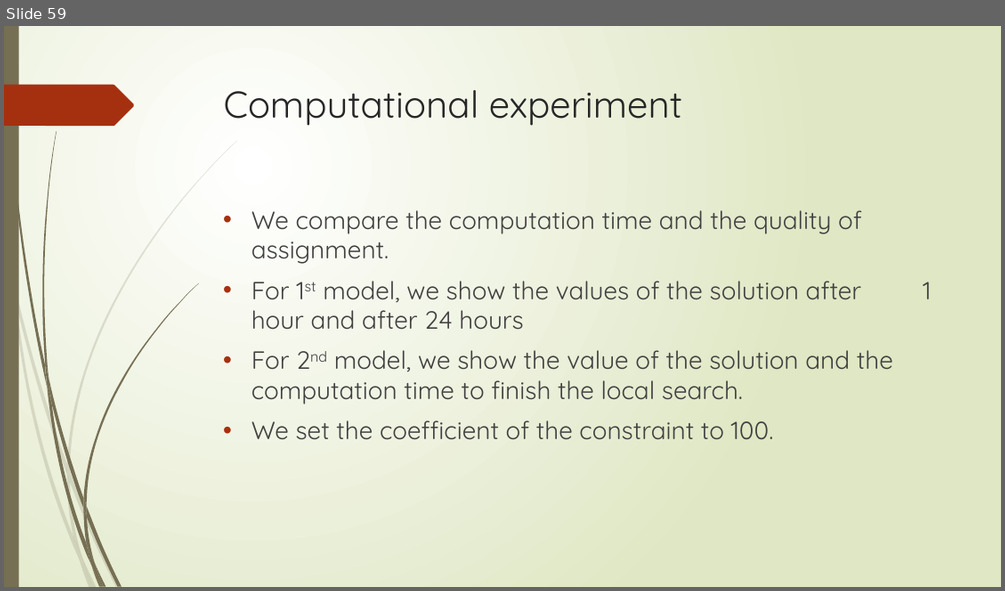
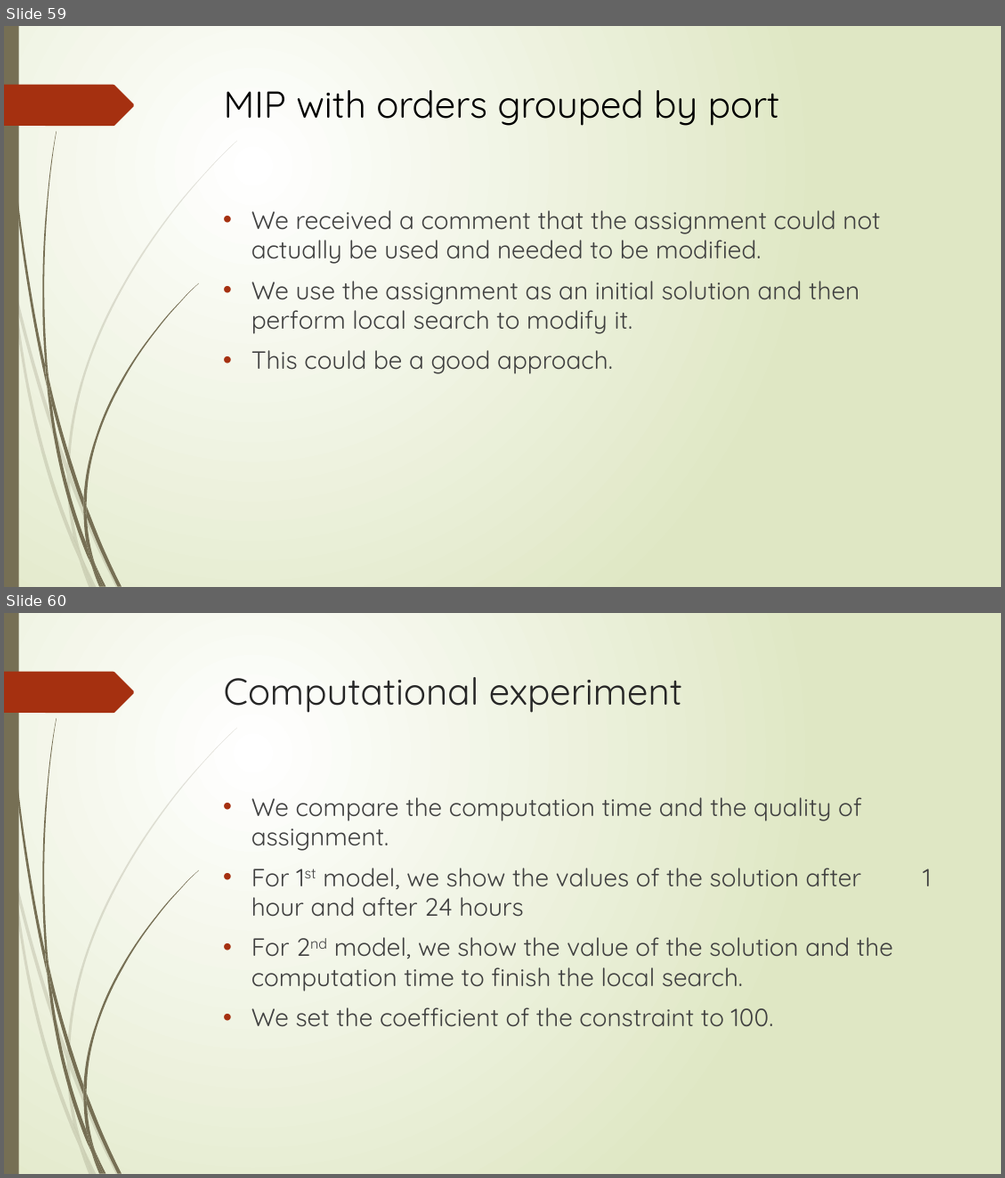
Before and after one commit to r-kurosu/kline_new, a slide deck: 竹田_修論発表.pptx. Shown one above the other, each under a label of ours: slide 59 before the commit, slides 59 and 60 after it. The pictures are 1005x591 and 1005x1178 pixels, drawn with LibreOffice and Linux fonts; fonts in the diff are those of the drawing. Boxes give left, top, right and bottom in pixels: in the first picture for what was removed or moved away, otherwise in the second. Text is boxed around its words. In the diff, an @@ line names an element or a change of style, - is before the commit and + after.

```diff
--- a/竹田_修論発表.pptx
+++ b/竹田_修論発表.pptx
@@ slide 59 added at (4, 26, 1001, 587), background gradient #FFFFFF to #DFE8C4; not listed: 24 template elements that a slide beside it also shows @@
@@ title added at (224, 90, 780, 126), 36 pt, text #000000 @@
+MIP with orders grouped by port
@@ text added at (251, 210, 880, 374), 24 pt, text #404040 @@
+• We received a comment that the assignment could not actually be used and needed to be modified.
+• We use the assignment as an initial solution and then perform local search to modify it.
+• This could be a good approach.
@@ what was slide 59 is now slide 60 @@
```
Also in this commit, not shown: 1 slide changed.
